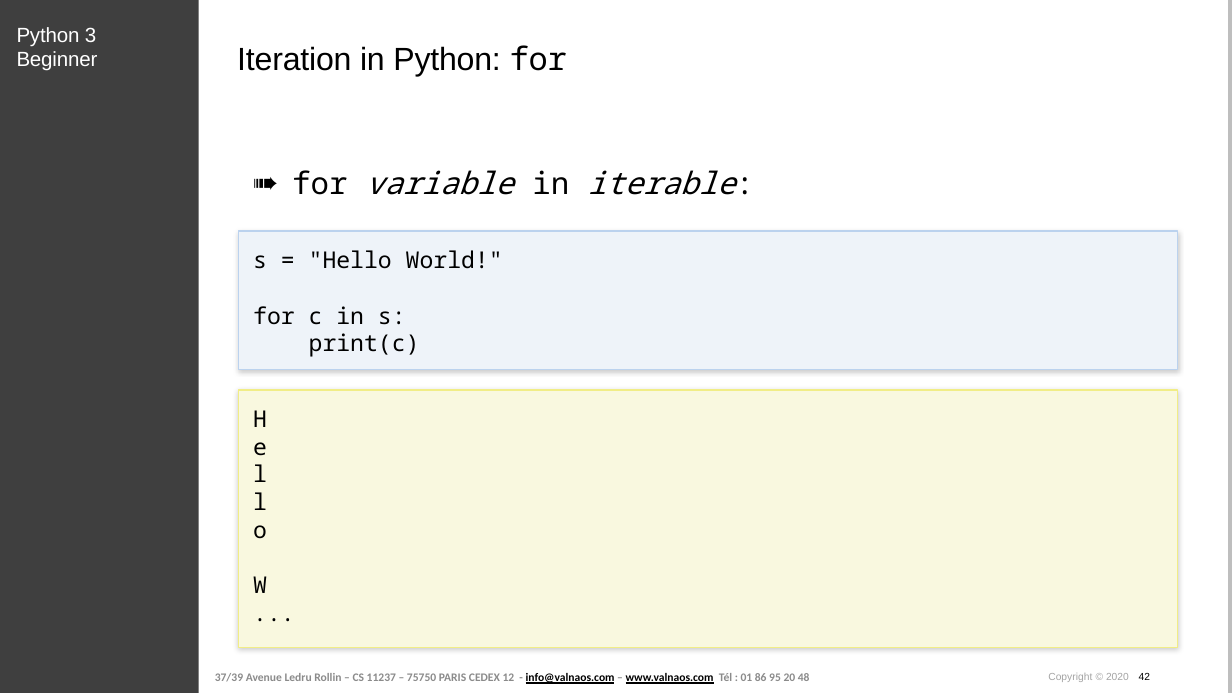
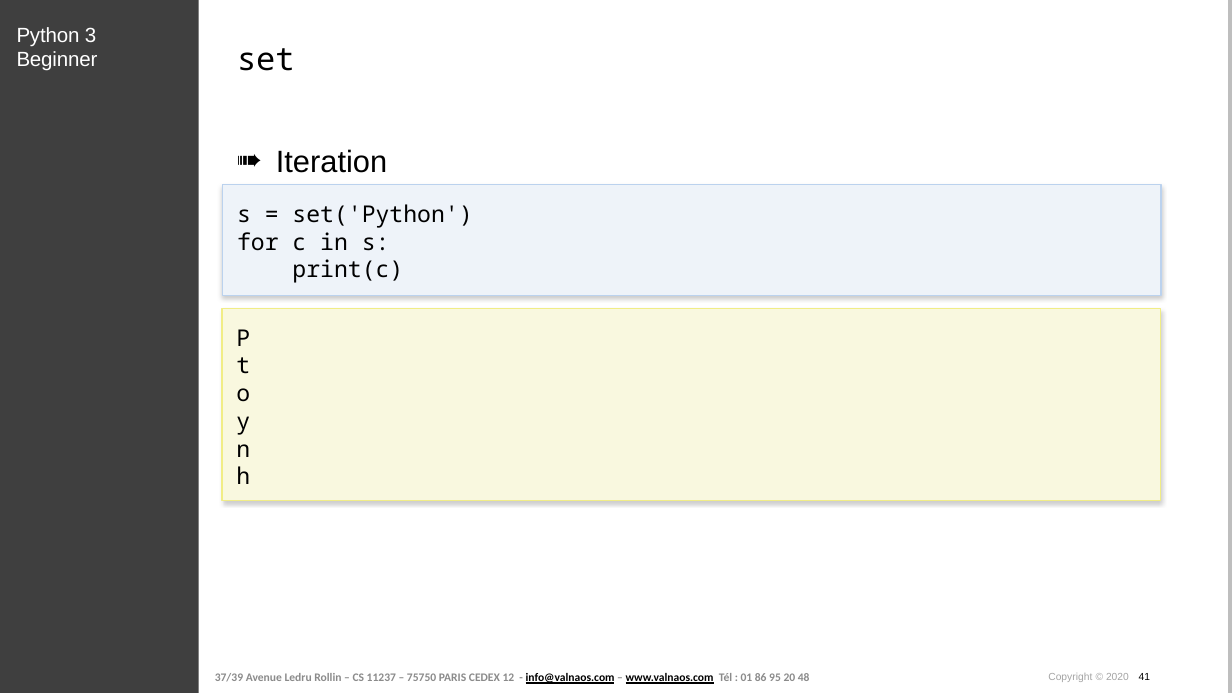
Before and after one commit to cstar-industries/python-3-beginner, a slide deck: slide 41 of 003-Data-Structures/Data Structures - Slides.pptx (slide 42 before the commit). Drawn at 1232x693 pixels with LibreOffice and Linux fonts; fonts in the diff are those of the drawing; background and template pictures are left out. Boxes give left, top, right and bottom in pixels: in the first picture for what was removed or moved away, otherwise in the second. Text is boxed around its words. In the diff, an @@ line names an element or a change of style, - is before the commit and + after.

```diff
--- a/003-Data-Structures/Data Structures - Slides.pptx
+++ b/003-Data-Structures/Data Structures - Slides.pptx
@@ title at [237, 48, 294, 71]: text changed; font Arial to Noto Sans Mono @@
-Iteration in Python: for
+set
@@ text added at [276, 149, 387, 173], 24 pt, text #000000 @@
+➠ Iteration
@@ text removed at [292, 170, 736, 195] @@
-➠ for variable in iterable:
@@ rectangle "s = set('Python')": place and size @@
-rectangle "s = set('Python')" at [238, 231, 1177, 370]
+rectangle "s = set('Python')" at [223, 185, 1162, 296]
@@ text in rectangle at [237, 204, 472, 228]: text changed @@
-s = "Hello World!"
+s = set('Python')
@@ rectangle added at [222, 309, 1161, 501], fill #F9F8DF, outline #F1ED86 1 pt, 18 pt, text #000000 @@
+P
+t
+o
+y
+n
+h
@@ rectangle removed at [238, 390, 1177, 647] @@
-H
-e
-l
-l
-o
-W
-...
@@ text at [1048, 673, 1150, 682]: text changed @@
-Copyright © 2020 42
+Copyright © 2020 41
```
Also in this commit, not shown: 18 other slides changed, 50 slides added, 44 slides removed, 1 other file.
